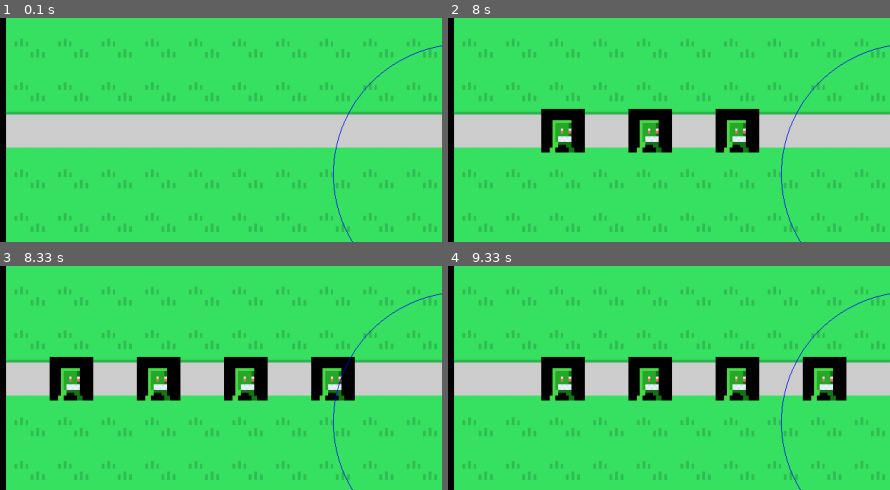
Above: before the commit, frames 1-4 (two rows, left to right).
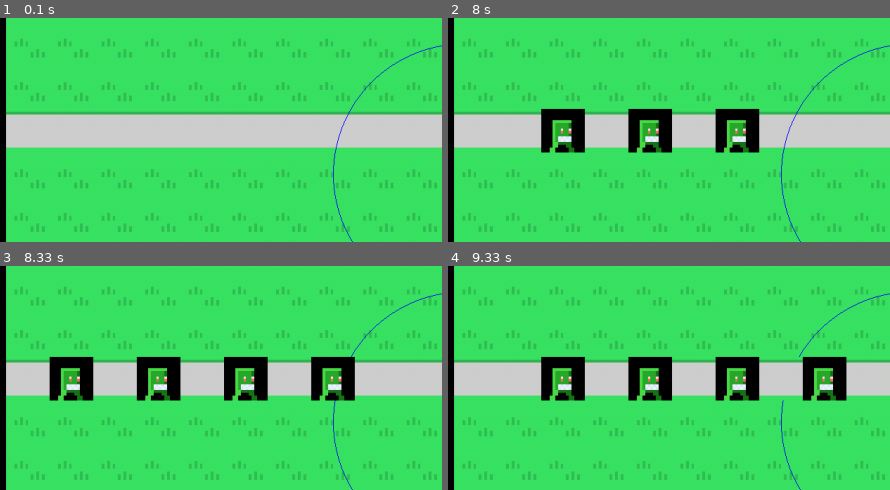
Above: after the commit, the same moments.

Repository: Al1babax/tower_defence_pygame
Game: pygame game, started from main.py
Two runs of this game, one before a commit and one after it. Both use one fixed random seed, a clock stepped at 60 frames per second and the inputs below.
Inputs:
- Up to frame 1 (0.1 s): no input
- Up to frame 2 (8 s): no input
- Up to frame 3 (8.33 s): no input
- Up to frame 4 (9.33 s): no input
The pictures show only the part of the screen within x 0-50%, y 30-80%; the shares and areas given below are measured in that part.

Frames 1-2 are identical in both runs. In frame 3, less than 0.1% of the frame differs, in the area x 75-80%, y 40-61%; in frame 4, less than 0.1%.

Commit message:
optimized render and turret/bullet angle math

Diff:
--- a/Engine/enemy.py
+++ b/Engine/enemy.py
@@ -155,13 +155,15 @@
 class Enemy:
     def __init__(self, enemy_type: str):
         self.position = None
+        self.enemy_movement_vector = (0, 0)
         self.enemy_type = enemy_type
 
         # Shortest path for the enemy to follow
         self.shortest_path: List[List[int]] = []
 
         # Init enemy attributes
-        self.hp = template_enemies[enemy_type]["health"]
+        self.max_hp = template_enemies[enemy_type]["health"]
+        self.current_hp = template_enemies[enemy_type]["health"]
         self.speed = template_enemies[enemy_type]["speed"]
         self.money_value = template_enemies[enemy_type]["money_value"]
         self.armor = template_enemies[enemy_type]["armor"]
@@ -177,6 +179,10 @@
     def calculate_shortest_path(self, terrain: List[List], end_pos: List[int]) -> None:
         # Calculate shortens path and save to self.shortest_path
         self.shortest_path = a_star_algorithm(self.position, terrain, end_pos)
+
+        # Based on where the next shortest path is calculate the movement vector
+        next_block = self.shortest_path[0]
+        self.enemy_movement_vector = (next_block[0] - self.position[0], next_block[1] - self.position[1])
 
     def move_forward(self, terrain: List[List], end_pos: List[List[int]], current_frame: int) -> bool:
         """
@@ -216,11 +222,11 @@
         total_damage = damage - self.armor
 
         if total_damage > 0:
-            self.hp -= total_damage
-            print(f"Taking {total_damage} damage! HP: {self.hp}")
+            self.current_hp -= total_damage
+            print(f"Taking {total_damage} damage! HP: {self.current_hp}")
 
         # Check if enemy is dead
-        if self.hp <= 0:
+        if self.current_hp <= 0:
             print("Enemy is dead!")
             return True
 
--- a/Engine/engine.py
+++ b/Engine/engine.py
@@ -4,6 +4,7 @@
 from Engine.game import Game
 from Engine.render import Render, ReturnPackage
 from pygame import time
+from time import perf_counter
 
 
 class Engine:
@@ -13,6 +14,8 @@
         self.game = Game()
         self.render = Render()
         self.clock = time.Clock()
+
+        self.render_times = []
 
     def print_game(self):
         from Engine.level import TerrainBlock
@@ -57,7 +60,15 @@
                 "current_frame": self.game.frame,
                 "level": self.game.level,
             }
+            start = perf_counter()
             return_package: ReturnPackage = self.render.update(render_package)
+            end = perf_counter()
+            self.render_times.append(end - start)
+
+            # Calculate average render time every 60 frames
+            if self.game.frame % 60 == 0:
+                print("Average render time: ", sum(self.render_times) / len(self.render_times))
+                self.render_times = []
 
             # Deal with the package and check up all the evens
             self.handle_package(return_package)
--- a/Engine/render.py
+++ b/Engine/render.py
@@ -65,7 +65,7 @@
             raise ValueError("Cannot upgrade a sprite that is not a tower")
 
         # Check if tower already max level and raise error
-        if self.tower_level + 1 >= len(sprite_map[self.sprite_category][self.sprite_type]):
+        if int(self.tower_level) + 1 >= len(sprite_map[self.sprite_category][self.sprite_type]):
             raise ValueError("Tower is already at max level")
 
         self.tower_level += 1
@@ -102,9 +102,12 @@
         self.screen_width, self.screen_height = SCREEN_WIDTH, SCREEN_HEIGHT
         self.game_window: Optional[pygame.Surface] = None
         self.screen_rect = None
-        self.screen_surf = None
 
         self.return_package: Optional[ReturnPackage] = None
+        self.sprite_dict = {}
+
+        self.previous_terrain = []
+        self.block_size: int = 0
 
         # Get the game window to show up
         self.create_game_window()
@@ -130,16 +133,10 @@
         from Engine.enemy import Enemy
         from Engine.tower import Tower
 
-        # Render the main game window (white rectangle, initially)
-        # pygame.draw.rect(self.game_window, "White", self.screen_rect)
-        self.screen_surf = pygame.Surface((self.screen_width, self.screen_height))
-        # self.screen_surf.blit(self.game_window, (SCREEN_X_POS, SCREEN_Y_POS))
-
         # Rotate the terrain matrix so enemies move left to right
         rotated_terrain = self.rotate_terrain(level.terrain)
 
-        # Based on current terrain map, get a scaled square size for our base
-        sq_size = min(self.screen_width // len(rotated_terrain[0]), self.screen_height // len(rotated_terrain))
+        self.block_size = min(self.screen_width // len(rotated_terrain[0]), self.screen_height // len(rotated_terrain))
 
         # List of towers, to show each tower's shooting range
         tower_list = []
@@ -147,60 +144,81 @@
         # Display terrain map on screen: 0 = enemy, 1 = tower, 2 = static block
         # TODO: Maybe better if sprites are created only once for each tile and only changed if needed vs created every frame
         # TODO: Save previous terrain and compare if changed to only update changed tiles/objects
+
+        saved_previous_terrain = False
+        if not self.previous_terrain:
+            self.previous_terrain = rotated_terrain
+            saved_previous_terrain = True
+
         for i, row in enumerate(rotated_terrain):
             for j, sq in enumerate(row):
-                sq_color = ""
-                # Sprite info
-                sprite_category = ""
-                sprite_type = ""
-                enemy_action = ""
-                tower_level = ""
-                size = (sq_size, sq_size)
-
-                if isinstance(sq, TerrainBlock):
-                    if sq.block_type == 0:  # Enemy path
-                        sq_color = "antiquewhite4"
-                        sprite_category = "ground"
-                        sprite_type = "dirt"
-                    if sq.block_type == 1:  # Empty tower block
-                        sq_color = "White"
-                        sprite_category = "ground"
-                        sprite_type = "tower"
-                    if sq.block_type == 2:  # Static block
-                        sq_color = "azure3"
-                        sprite_category = "ground"
-                        sprite_type = "grass"
-                elif isinstance(sq, Enemy):
-                    sq_color = "Red"  # Enemy block
-                    sprite_category = "enemies"
-                    sprite_type = "normal"
-                    enemy_action = "run"
-                elif isinstance(sq, Tower):
-                    sq_color = "Blue"  # Tower block
-                    sprite_category = "towers"
-                    sprite_type = "normal"
-                    tower_level = "0"
-
-                sq_sprite = Sprite(sprite_category=sprite_category, sprite_type=sprite_type, enemy_action=enemy_action,
-                                   tower_level=tower_level, size=size)
+
+                # If previous frame block is the same as current block
+                if not saved_previous_terrain and sq == self.previous_terrain[i][j]:
+                    sq_sprite = self.sprite_dict[(i, j)]
+                    continue
+
+                else:
+
+                    sq_color = ""
+                    # Sprite info
+                    sprite_category = ""
+                    sprite_type = ""
+                    enemy_action = ""
+                    tower_level = ""
+                    size = (self.block_size, self.block_size)
+
+                    if isinstance(sq, TerrainBlock):
+                        if sq.block_type == 0:  # Enemy path
+                            sq_color = "antiquewhite4"
+                            sprite_category = "ground"
+                            sprite_type = "dirt"
+                        if sq.block_type == 1:  # Empty tower block
+                            sq_color = "White"
+                            sprite_category = "ground"
+                            sprite_type = "tower"
+                        if sq.block_type == 2:  # Static block
+                            sq_color = "azure3"
+                            sprite_category = "ground"
+                            sprite_type = "grass"
+                    elif isinstance(sq, Enemy):
+                        sq_color = "Red"  # Enemy block
+                        sprite_category = "enemies"
+                        sprite_type = "normal"
+                        enemy_action = "run"
+                    elif isinstance(sq, Tower):
+                        sq_color = "Blue"  # Tower block
+                        sprite_category = "towers"
+                        sprite_type = "normal"
+                        tower_level = "0"
+
+                    # Create current sprite, and save it to sprite dictionary
+                    sq_sprite = Sprite(sprite_category=sprite_category, sprite_type=sprite_type,
+                                       enemy_action=enemy_action,
+                                       tower_level=tower_level, size=size)
+
+                    self.sprite_dict[(i, j)] = sq_sprite
+                    self.previous_terrain[i][j] = sq
 
                 # Highlight player base in green
-                if [j, len(rotated_terrain) - 1 - i] in level.end_blocks:
-                    sq_color = "Green"
+                # TODO: Highlight player base in some way, but only once
+                # if [j, len(rotated_terrain) - 1 - i] in level.end_blocks:
+                #     sq_color = "Green"
 
                 # Create rectangle as container for the sprite
-                sq_rect = pygame.Rect(SCREEN_X_POS + (j * sq_size), SCREEN_Y_POS + (i * sq_size), sq_size, sq_size)
+                sq_rect = pygame.Rect(SCREEN_X_POS + (j * self.block_size), SCREEN_Y_POS + (i * self.block_size),
+                                      self.block_size, self.block_size)
 
                 # Draw the sprite on the screen
                 self.game_window.blit(sq_sprite.get_sprite(), sq_rect)
 
                 # If current block is a tower, add it to the list of towers (to show shooting range)
                 if isinstance(sq, Tower):
-                    tower_list.append([sq, sq_rect, sq_color])
+                    tower_list.append([sq, sq_rect, "Blue"])
 
         # For each tower placed, show shooting range
         for tower, tower_rect, tower_color in tower_list:
-            pygame.draw.circle(self.game_window, tower_color, tower_rect.center, tower.range * sq_size, width=1)
+            pygame.draw.circle(self.game_window, tower_color, tower_rect.center, tower.range * self.block_size, width=1)
 
     def get_keyboard_input(self):
         key_pressed = pygame.key.get_pressed()
@@ -214,7 +232,7 @@
 
     def update(self, render_package: dict) -> ReturnPackage:
         self.return_package = ReturnPackage()
-        self.game_window.fill("Black")
+        # self.game_window.fill("Black")
 
         # Handles keyboard inputs
         self.get_keyboard_input()
--- a/Engine/tower.py
+++ b/Engine/tower.py
@@ -37,16 +37,6 @@
     }
 }
 # TODO: write functions to figure out projectile angle and turret angle
-def euclidean_distance(position: List[int], end_position: List[int]) -> float:
-    return math.sqrt((position[0] - end_position[0]) ** 2 + (position[1] - end_position[1]) ** 2)
-
-def calculate_tower_angle(tower_position: List[int],
-                          enemy_position: List[int],
-                          projectile_speed: int,
-                          enemy_movement_speed: int
-                          ) -> int:
-    pass
-
 
 class Tower:
     def __init__(self, tower_type: str, tower_position: List[int]):
@@ -124,5 +114,5 @@
 
             self.last_shot_frame = cur_frame
 
-            print(f"Shot at enemy! Enemy life left {enemy.hp}")
+            print(f"Shot at enemy! Enemy life left {enemy.current_hp}")
             return enemy if enemy_died else None
--- /dev/null
+++ b/Engine/turret_math.py
@@ -0,0 +1,103 @@
+import math
+
+# Constants for the bullet and enemy path
+BULLET_SPEED = 2
+ENEMY_SPEED = 2  # Speed at which enemy moves between waypoints
+WAYPOINT_DISTANCE = 1  # Fixed distance between waypoints
+
+# Waypoints for the enemy path (each waypoint is spaced 1 unit apart)
+enemy_waypoints = [(0, 2), (1, 2), (1, 3), (2, 4), (3, 4), (4, 4)]  # Example waypoints
+
+
+def change_coordinate_system(x, y):
+    # In game state using row, column coordinate system, origin at top-left
+    # In math using x, y coordinate system, origin at bottom-left
+    # row = -y, column = x
+    return -y, x
+
+
+# Function to calculate travel time between each waypoint (constant)
+def calculate_time_per_waypoint(speed):
+    return WAYPOINT_DISTANCE / speed
+
+
+# Step 2: Calculate time for bullet to reach the current enemy position
+def calculate_time_to_hit(tx, ty, ex, ey, bullet_speed):
+    dist = math.sqrt((tx - ex) ** 2 + (ty - ey) ** 2)
+    return dist / bullet_speed
+
+
+# Step 3: Calculate enemy's exact position and velocity vector at t_impact
+def enemy_position_velocity_at_impact(waypoints, time_per_waypoint, t_impact):
+    elapsed_time = 0
+
+    # Iterate through waypoints to find where t_impact lies
+    for i in range(len(waypoints) - 1):
+        if elapsed_time + time_per_waypoint > t_impact:
+            # t_impact falls within this segment
+            time_in_segment = t_impact - elapsed_time
+            p1 = waypoints[i]
+            p2 = waypoints[i + 1]
+
+            # Calculate exact position at t_impact
+            dx = p2[0] - p1[0]
+            dy = p2[1] - p1[1]
+            ex_impact = p1[0] + dx * (time_in_segment / time_per_waypoint)
+            ey_impact = p1[1] + dy * (time_in_segment / time_per_waypoint)
+
+            # Velocity vector in this segment
+            velocity_vector = (dx * ENEMY_SPEED, dy * ENEMY_SPEED)
+            return (ex_impact, ey_impact), velocity_vector
+
+        elapsed_time += time_per_waypoint
+
+    # If t_impact exceeds total path time, return last position
+    return waypoints[-1], (0, 0)
+
+
+# Main function to calculate bullet velocity to hit moving enemy along a path
+def calculate_bullet_velocity(tx, ty, ex, ey, bullet_speed, waypoints, enemy_speed):
+    # Convert coordinates to math coordinate system
+    tx, ty = change_coordinate_system(tx, ty)
+    ex, ey = change_coordinate_system(ex, ey)
+
+    # Convert the waypoints to math coordinate system
+    waypoints = [change_coordinate_system(x, y) for x, y in waypoints]
+
+    # Calculate fixed time per waypoint
+    time_per_waypoint = calculate_time_per_waypoint(enemy_speed)
+
+    # Calculate initial time to hit enemy's starting position
+    t_impact = calculate_time_to_hit(tx, ty, ex, ey, bullet_speed)
+
+    print(f"Time to hit: {t_impact}")
+
+    # Find the exact position and velocity of the enemy at t_impact
+    enemy_impact_pos, enemy_velocity = enemy_position_velocity_at_impact(
+        waypoints, time_per_waypoint, t_impact
+    )
+
+    print(f"Enemy impact position: {enemy_impact_pos}")
+    print(f"Enemy velocity vector: {enemy_velocity}")
+
+    # Calculate bullet direction based on tower position and enemy impact position
+    dx, dy = enemy_impact_pos[0] - tx, enemy_impact_pos[1] - ty
+    dist_to_enemy_impact = math.sqrt(dx ** 2 + dy ** 2)
+
+    direction_vector = (dx / dist_to_enemy_impact, dy / dist_to_enemy_impact)
+    bullet_velocity = (direction_vector[0] * bullet_speed, direction_vector[1] * bullet_speed)
+
+    return bullet_velocity
+
+
+# Run calculation with given parameters
+tower_position = (4, 0)
+enemy_position = enemy_waypoints[0]
+
+bullet_velocity = calculate_bullet_velocity(
+    tower_position[0], tower_position[1],
+    enemy_position[0], enemy_position[1],
+    BULLET_SPEED, enemy_waypoints, ENEMY_SPEED
+)
+
+print("Bullet velocity vector:", bullet_velocity)
